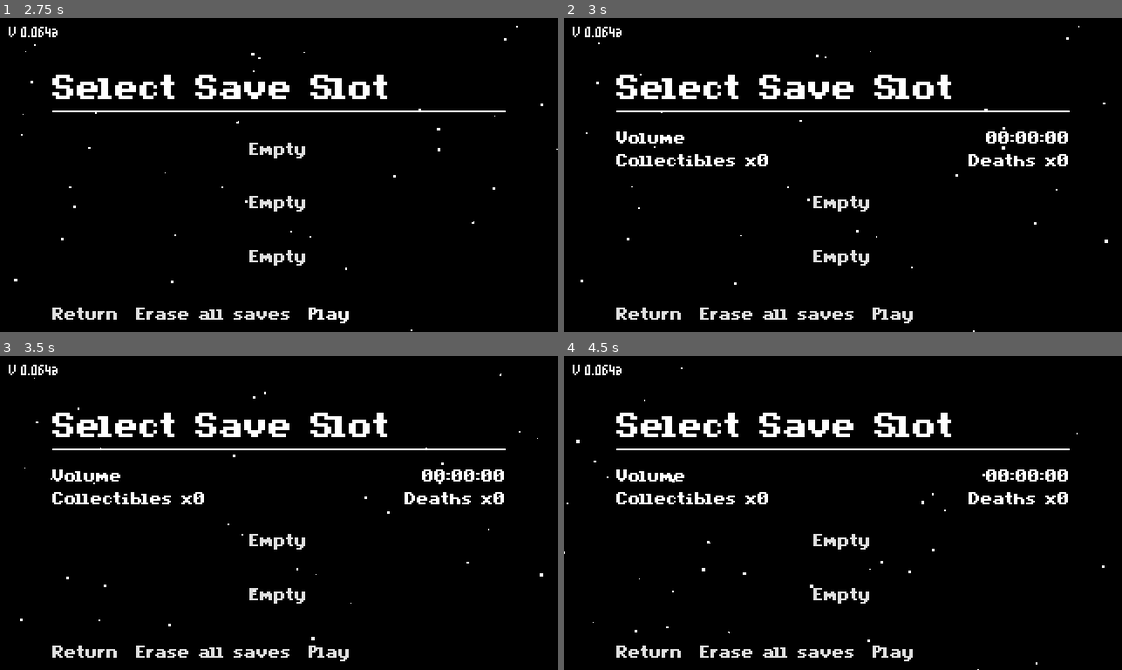
Above: before the commit, frames 1-4 (two rows, left to right).
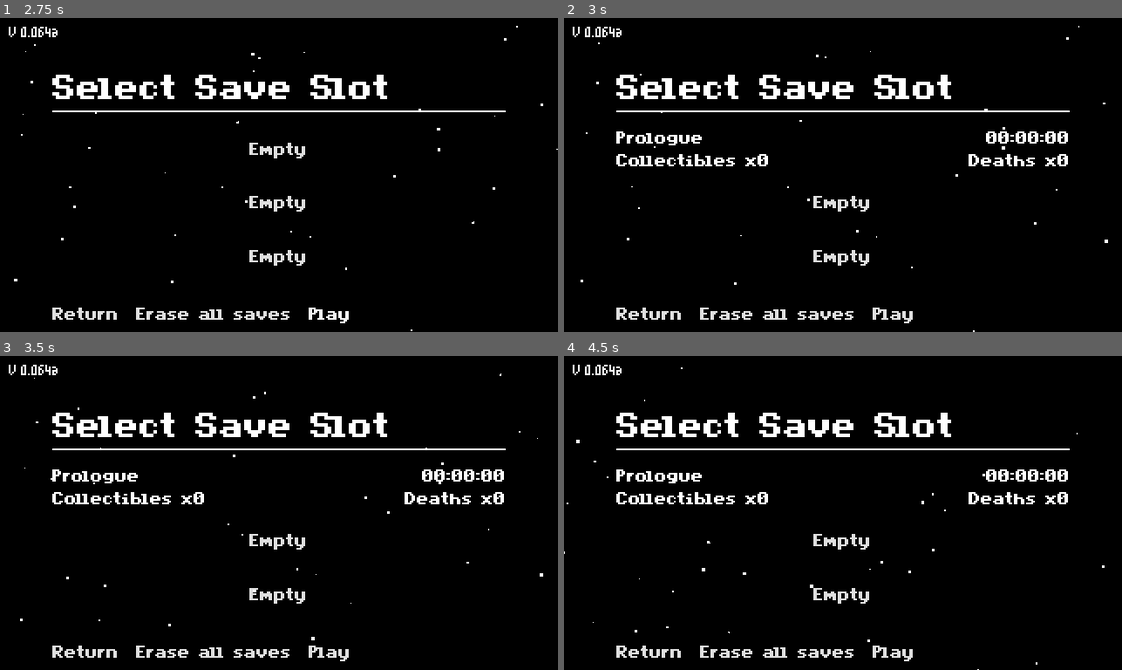
Above: after the commit, the same moments.

Repository: PromisedRain/Planeswalker
Game: Godot game, scene res://src/scenes/main.tscn
Two runs of this game, one before a commit and one after it. Both use one fixed random seed, a clock stepped at 60 frames per second and the inputs below.
Inputs (mouse positions are in pixels of both pictures, inside the frame that each line leads up to):
- Up to frame 1 (2.75 s): click "Enter" at 0.5 s; click "Play" at 1.25 s; click "Play" at 2 s
- Up to frame 2 (3 s): click "Empty" at 2.75 s
- Up to frame 3 (3.5 s): no input
- Up to frame 4 (4.5 s): click (843, 484) at 3.5 s; click "Return" at 4.25 s

Frame 1 is identical in both runs. In frame 2, 0.2% of the frame differs, in the area x 9-25%, y 36-41%; in frame 3, 0.2%; in frame 4, 0.2%.

Commit message:
added player spawning based on if you have debugSpawn, normalSpawn or savedspawn

Diff:
--- a/src/lib/volume.gd
+++ b/src/lib/volume.gd
@@ -10,7 +10,7 @@
 @export_range(1,3) var volumeID: int
 @export var volumeSpawn: Marker2D
 @export var volumeDebugSpawn: Marker2D
-@export var spawnDefault: bool
+@export var spawnDebug: bool
 
 var roomPositions: Dictionary = {}
 var roomBoundaries: Dictionary = {}
@@ -30,16 +30,19 @@
 	save_room_global_bounds()
 	free_all_rooms()
 	load_current_room()
+
+	load_current_spawn()
+
 	get_important_info()
 	#calculate_adjacency()
 
 	SaveManager.save_game()
 
 func load_current_room() -> void:
-	var roomName: String = SaveManager.get_slot_data("current_room")
+	var saveRoomName: String = SaveManager.get_slot_data("current_room")
 	var progress: LevelManager.SceneLoadProgress
 
-	if roomName == null || roomName == "":
+	if saveRoomName == null || saveRoomName == "":
 		Utils.debug_print(self, "no saved room found, loading default")
 		var defaultFirstRoomName: String = get_first_room()
 
@@ -47,8 +50,34 @@
 		handle_room_load_progress(progress)
 		return
 
-	progress = LevelManager.load_room(roomName, Callable(self, "on_room_load"))
+	progress = LevelManager.load_room(saveRoomName, Callable(self, "on_room_load"))
 	handle_room_load_progress(progress)
+
+func load_current_spawn() -> void:
+	var saveSpawnGlobalPosition: Vector2 = Vector2(
+		SaveManager.get_slot_data("current_spawn_global_position_x"),
+		SaveManager.get_slot_data("current_spawn_global_position_y")
+	)
+	var playerInstance: Player = LevelManager.get_player_instance()
+
+	if spawnDebug:
+		Utils.debug_print(self, "spawn: debug spawn")
+		var debugSpawnGlobalPosition: Vector2 = volumeDebugSpawn.global_position
+		add_player_instance_and_set_pos(playerInstance, debugSpawnGlobalPosition)
+		return
+
+	if saveSpawnGlobalPosition == Vector2.ZERO:
+		Utils.debug_print(self, "spawn: default spawn")
+		var defaultSpawnGlobalPosition: Vector2 = volumeSpawn.global_position
+		add_player_instance_and_set_pos(playerInstance, defaultSpawnGlobalPosition)
+		return
+
+	Utils.debug_print(self, "spawn: save spawn")
+	add_player_instance_and_set_pos(playerInstance, saveSpawnGlobalPosition)
+
+func add_player_instance_and_set_pos(player: Player, pos: Vector2) -> void:
+	player.global_position = pos
+	objects.add_child(player)
 
 func handle_room_load_progress(progress: LevelManager.SceneLoadProgress) -> void:
 	match progress:
@@ -63,10 +92,10 @@
 		Utils.debug_print(self, "failed to load scene '%s'", [loadedScene])
 		return
 
-	var instance: Room = loadedScene.instantiate()
-	var roomPosition: Vector2 = roomPositions[sceneName]
-	instance.global_position = roomPosition
-	rooms.add_child(instance)
+	var roomInstance: Room = loadedScene.instantiate()
+	var roomGlobalPosition: Vector2 = roomPositions[sceneName]
+	roomInstance.global_position = roomGlobalPosition
+	rooms.add_child(roomInstance)
 
 func update_current_volume() -> void:
 	Utils.debug_print(self, "updating current volume")
@@ -209,6 +238,5 @@
 
 
 func save_player_global_pos() -> void:
-	pass
-	#SaveManager.set_slot_data("current_chapter_position_x", player.global_position.x)
-	#SaveManager.set_slot_data("current_chapter_position_y", player.global_position.y)
+	SaveManager.set_slot_data("current_spawn_global_position_x", player.global_position.x)
+	SaveManager.set_slot_data("current_spawn_global_position_y", player.global_position.y)
--- a/src/scenes/main.gd
+++ b/src/scenes/main.gd
@@ -10,15 +10,28 @@
 
 @onready var world: Node2D = $SubViewport/World
 
+var env: Dictionary = {}
+
+signal filePathInvalid(path: String)
+
 #TODO remember to turn off on_top before shipping game cause its a problem, on top for debug only i guess guh
 
 func _ready() -> void:
 	ProjectSettings.set_setting("rendering/textures/canvas_textures/default_texture_filter", 0)
 
 	window.size_changed.connect(window_size_changed)
+	self.filePathInvalid.connect(on_file_path_invalid)
 	SignalManager.initialLoadComplete.connect(init)
 
-	SaveManager.init()
+	var saveSecurityKey: String
+
+	if load_env_file(".env"):
+		saveSecurityKey = env.get("SAVE_SECURITY_KEY")
+	else:
+		saveSecurityKey = "ERROR_GETTING_SAVE_SECURITY_KEY"
+		Utils.debug_print(self, "failed to load SAVE_SECURITY_KEY from .env, using fallback.")
+
+	SaveManager.init(saveSecurityKey)
 
 func init(loaded: bool) -> void:
 	if !loaded:
@@ -45,8 +58,38 @@
 	#	_:
 	#		print("volume ???")
 
+func load_env_file(_path: String) -> bool:
+	var dir: DirAccess = SaveManager.verify_and_open_dir(_path)
+
+	if !FileAccess.file_exists(_path):
+		filePathInvalid.emit(_path)
+		return false
+
+	var file: FileAccess = FileAccess.open(_path, FileAccess.READ)
+
+	if !file:
+		Utils.debug_print(self, "error opening the file for reading at: %s", [_path])
+		return false
+	else:
+		var data = file.get_as_text()
+		file.close()
+		return load_env_data(data)
+
+func load_env_data(envData: String) -> bool:
+	var lines: PackedStringArray = envData.split("\n", true)
+
+	for line in lines:
+		if line.find("=") != -1 && !line.begins_with("#"):
+			var keyValue = line.split("=", false)
+
+			if keyValue.size() == 2:
+				var key: String = keyValue[0].strip_edges()
+				var value: String = keyValue[1].strip_edges()
+				env[key] = value
+	return true
+
 func _unhandled_input(event) -> void:
-	if event.is_action_pressed("debug"):
+	if event.is_action_pressed("debug") && GlobalManager.debugMode:
 		UiManager.open_debug_mode()
 	if event.is_action_pressed("pause"):
 		UiManager.open_pause_menu(true)
@@ -62,7 +105,10 @@
 		print("[main] Debug mode input added: %s", keyEvent)
 
 func window_size_changed() -> void:
-	pass
-	#print("size changed")
-	#var scale: Vector2i = window.size / windowBaseSize
-	#window.content_scale_size = window.size / (scale.y if scale.y <= scale.x else scale.x)
+	return
+	print("size changed")
+	var scale: Vector2i = window.size / windowBaseSize
+	window.content_scale_size = window.size / (scale.y if scale.y <= scale.x else scale.x)
+
+func on_file_path_invalid(filePath) -> void:
+	Utils.debug_print(self, "cannot open non-existent file at: %s", [filePath])
--- a/src/scenes/managers/saveManager.gd
+++ b/src/scenes/managers/saveManager.gd
@@ -21,22 +21,23 @@
 #const saveDataFilename: String = "savedata%s.json"
 #const saveDataFullPath: String = saveDirPath + saveDataFilename
 
-const SAVE_SECURITY_KEY: String = "A23I5B6925UIB32P572J283I65J" #change location in the future, but who cares rn, doesnt matter
+var SAVE_SECURITY_KEY: String #= "A23I5B6925UIB32P572J283I65J" #change location in the future, but who cares rn, doesnt matter
 
 signal filePathInvalid(filePath)
 
 func _ready() -> void:
 	filePathInvalid.connect(on_file_path_invalid)
 
-func init() -> void:
+func init(saveSecurityKey: String) -> void:
 	ensure_save_dir_exists()
 
 	ensure_config_file_exists()
 	currentConfigData = load_config_file()
-	#save_config_file(currentConfigData) #remove this when settings is implemented
 
 	ensure_meta_data_file_exists()
 	currentMetaData = load_all_meta_data()
+
+	SAVE_SECURITY_KEY = saveSecurityKey
 
 	var passed: bool = get_runtime_check()
 	var passedStr: String = Utils.get_check_word(passed)
@@ -90,7 +91,9 @@
 		"unlocked_volume_2": false,
 		"unlocked_volume_3": false,
 		"current_volume": 0,
-		"current_room": ""
+		"current_room": "",
+		"current_spawn_global_position_x": 0,
+		"current_spawn_global_position_y": 0,
 	}
 
 func create_default_meta_data_template(slot: int) -> Dictionary:
@@ -100,7 +103,7 @@
 		"total_collectibles_collected": 0,
 		"total_slot_deaths": 0,
 		"current_volume": 0,
-		"latest_volume_name": "Volume"
+		"latest_volume_name": "Prologue",
 	}
 
 func create_meta_data_template() -> Dictionary:
--- a/src/scenes/volumes/volume1.tscn
+++ b/src/scenes/volumes/volume1.tscn
@@ -6,7 +6,6 @@
 [ext_resource type="PackedScene" uid="uid://bu3f150dlw6qp" path="res://src/scenes/volumes/rooms/room0.tscn" id="4_nryjl"]
 [ext_resource type="PackedScene" uid="uid://8t6kjxiqfujr" path="res://src/scenes/volumes/rooms/room2.tscn" id="5_a2ch5"]
 [ext_resource type="Script" path="res://src/testing/camera stuff/placeholderCamera.gd" id="6_tju2t"]
-[ext_resource type="PackedScene" uid="uid://cm0lw3nd0kw7d" path="res://src/scenes/objects/player/player.tscn" id="7_i3oy2"]
 
 [sub_resource type="Environment" id="Environment_77io1"]
 background_mode = 3
@@ -27,15 +26,14 @@
 metadata/_edit_lock_ = true
 
 [node name="DefaultSpawn" type="Marker2D" parent="."]
-position = Vector2(392, -40)
+position = Vector2(388, -42)
 metadata/_edit_lock_ = true
 
 [node name="DebugSpawn" type="Marker2D" parent="."]
-position = Vector2(424, -40)
+position = Vector2(418, -55)
 
 [node name="DebugCamera" type="Camera2D" parent="."]
-visible = false
-position = Vector2(440, -80)
+position = Vector2(320, 0)
 limit_left = 0
 limit_top = -190
 limit_right = 960
@@ -60,6 +58,3 @@
 
 [node name="Room2" parent="Rooms" instance=ExtResource("5_a2ch5")]
 position = Vector2(720, 0)
-
-[node name="Player" parent="." instance=ExtResource("7_i3oy2")]
-position = Vector2(391, -41)
Not shown: 1 places in src/scenes/volumes/volume1.tscn that only renumber resources
